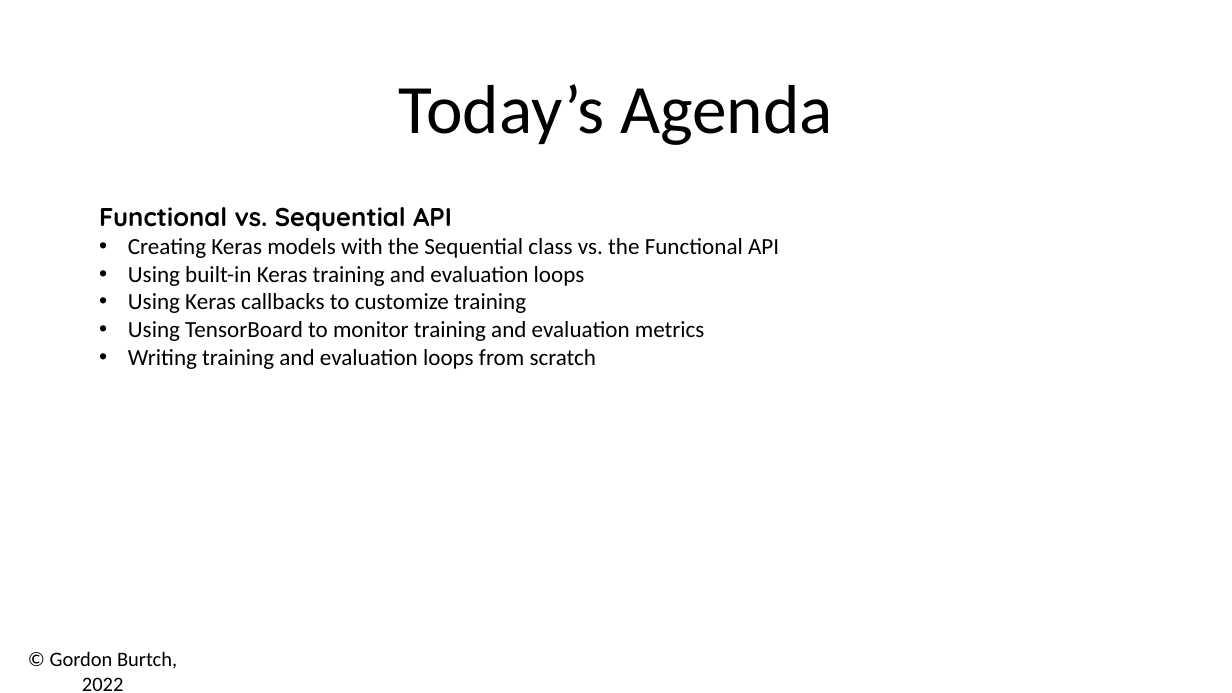
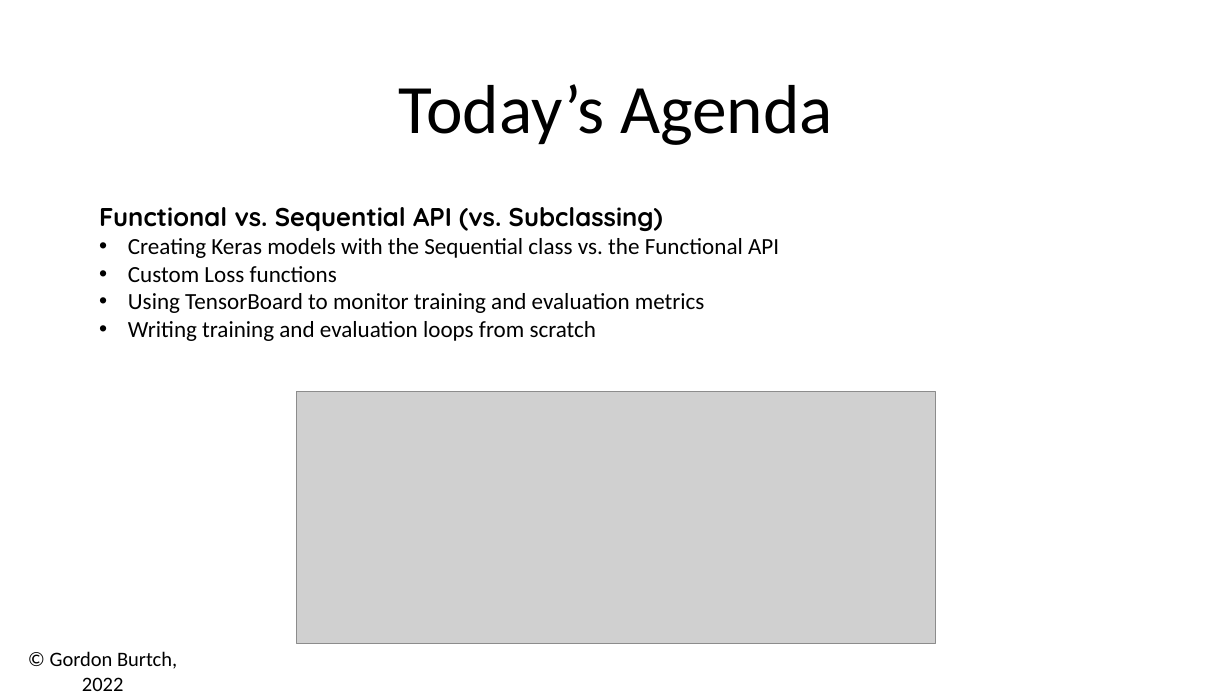
Before and after one commit to ymei9/BA865-2022, a slide deck: slide 2 of Week 5/05 - 1 - FunctionalAPI.pptx. Drawn at 1232x693 pixels with LibreOffice and Linux fonts; fonts in the diff are those of the drawing; grey boxes stand for pictures. Boxes give left, top, right and bottom in pixels: in the first picture for what was removed or moved away, otherwise in the second. Text is boxed around its words. In the diff, an @@ line names an element or a change of style, - is before the commit and + after.

```diff
--- a/Week 5/05 - 1 - FunctionalAPI.pptx
+++ b/Week 5/05 - 1 - FunctionalAPI.pptx
@@ text at [99,207,663,231]: text changed @@
-Functional vs. Sequential API
+Functional vs. Sequential API (vs. Subclassing)
@@ text at [128,266,337,282]: text changed @@
-• Using built-in Keras training and evaluation loops
-• Using Keras callbacks to customize training
+• Custom Loss functions
@@ picture added at [297,392,935,643] @@
```
Also in this commit, not shown: 2 other slides changed, 7 other files.
